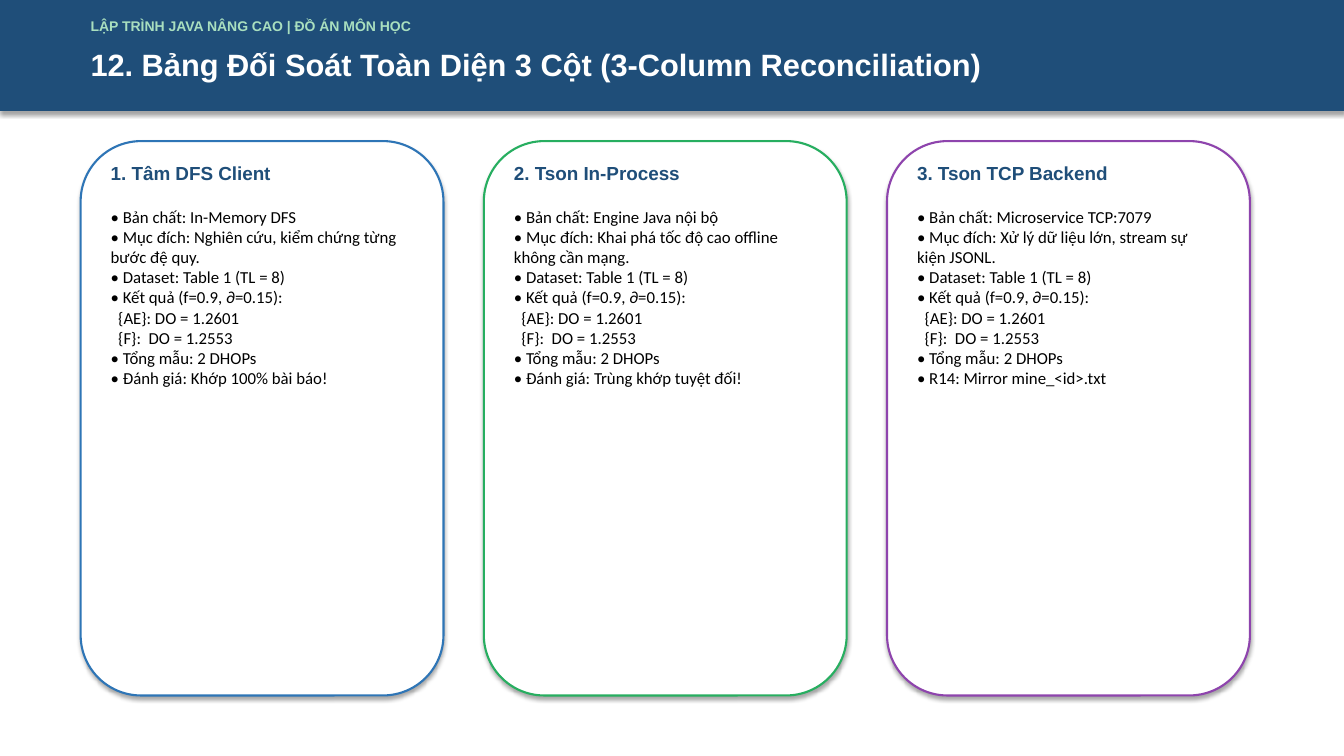
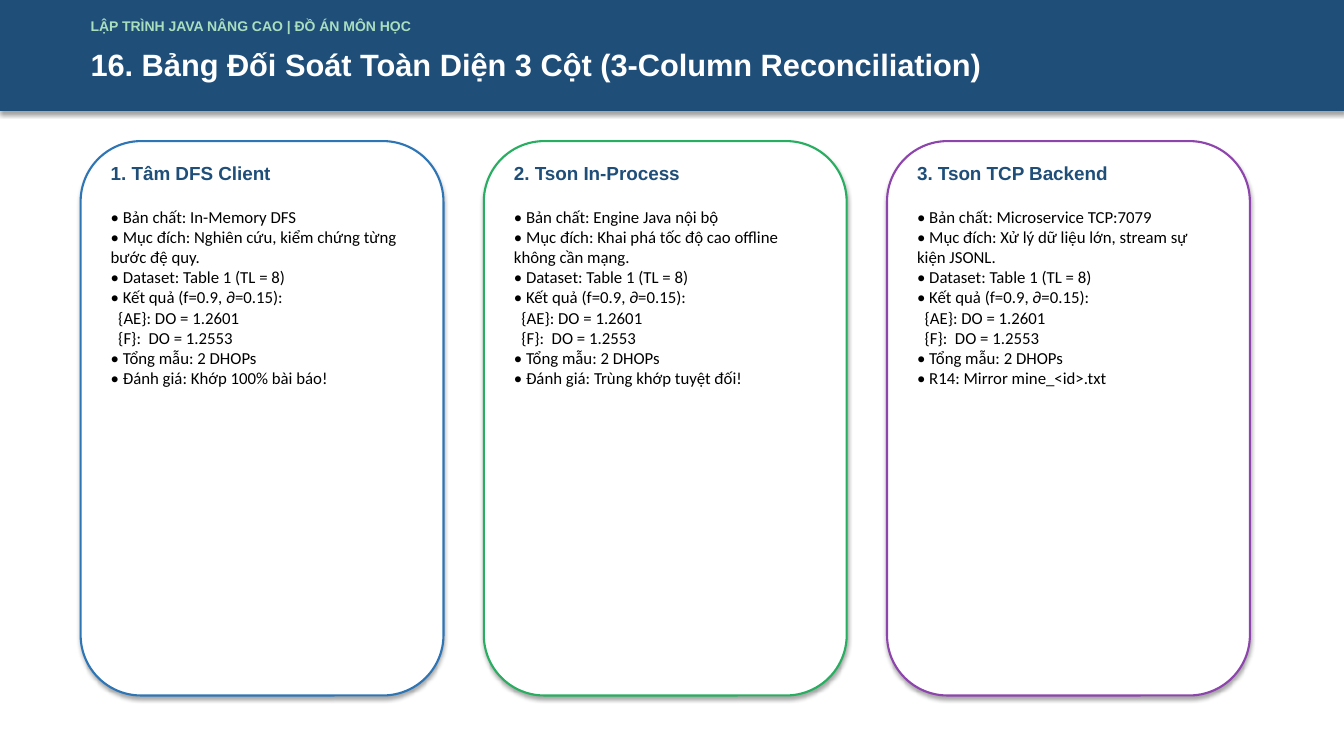
Before and after one commit to 2312741-sudo/javanc, a slide deck: slide 16 of docs/ThuyetTrinh_DeTai_DHOPM_2312741_NguyenThanhTam.pptx (slide 13 before the commit). Drawn at 1344x756 pixels with LibreOffice and Linux fonts; fonts in the diff are those of the drawing. Boxes give left, top, right and bottom in pixels: in the first picture for what was removed or moved away, otherwise in the second. Text is boxed around its words. In the diff, an @@ line names an element or a change of style, - is before the commit and + after.

```diff
--- a/docs/ThuyetTrinh_DeTai_DHOPM_2312741_NguyenThanhTam.pptx
+++ b/docs/ThuyetTrinh_DeTai_DHOPM_2312741_NguyenThanhTam.pptx
@@ text at (x1=91, y1=52, x2=981, y2=81): text changed @@
-12. Bảng Đối Soát Toàn Diện 3 Cột (3-Column Reconciliation)
+16. Bảng Đối Soát Toàn Diện 3 Cột (3-Column Reconciliation)
```
Also in this commit, not shown: 7 other slides changed, 3 slides added.
